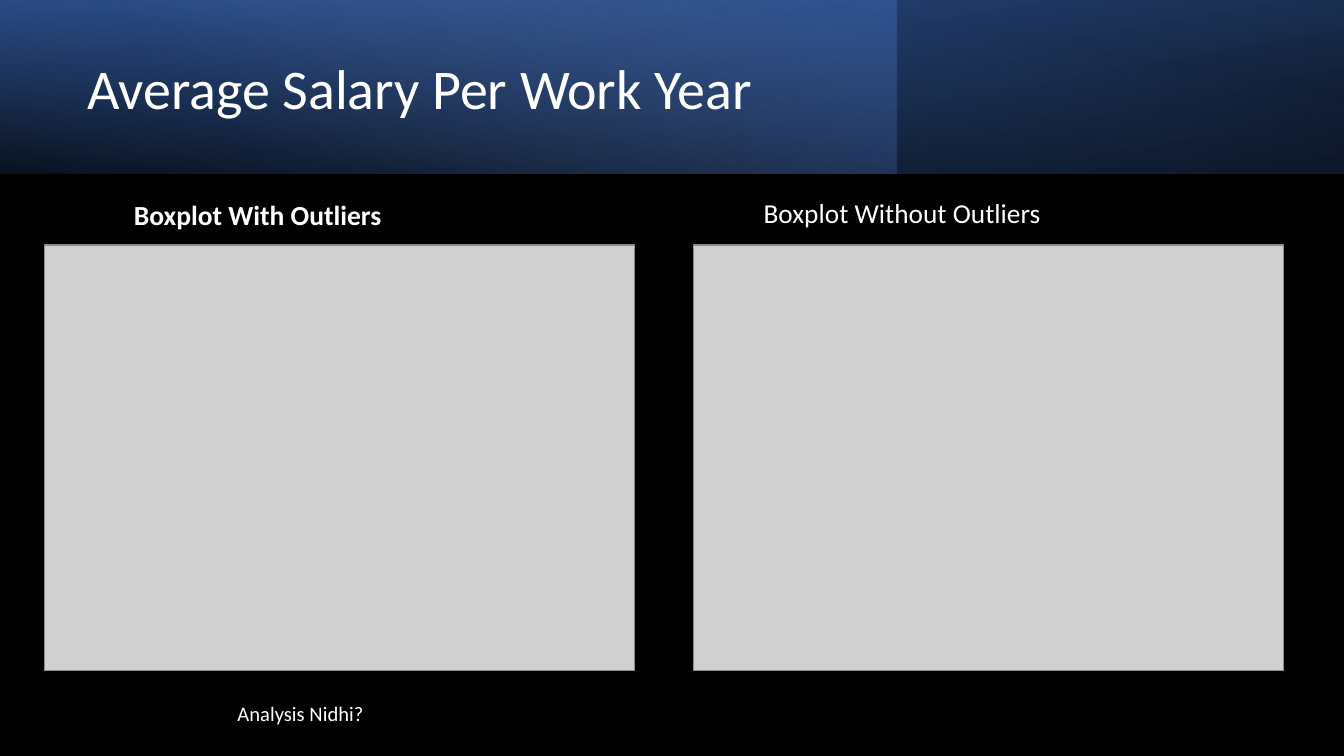
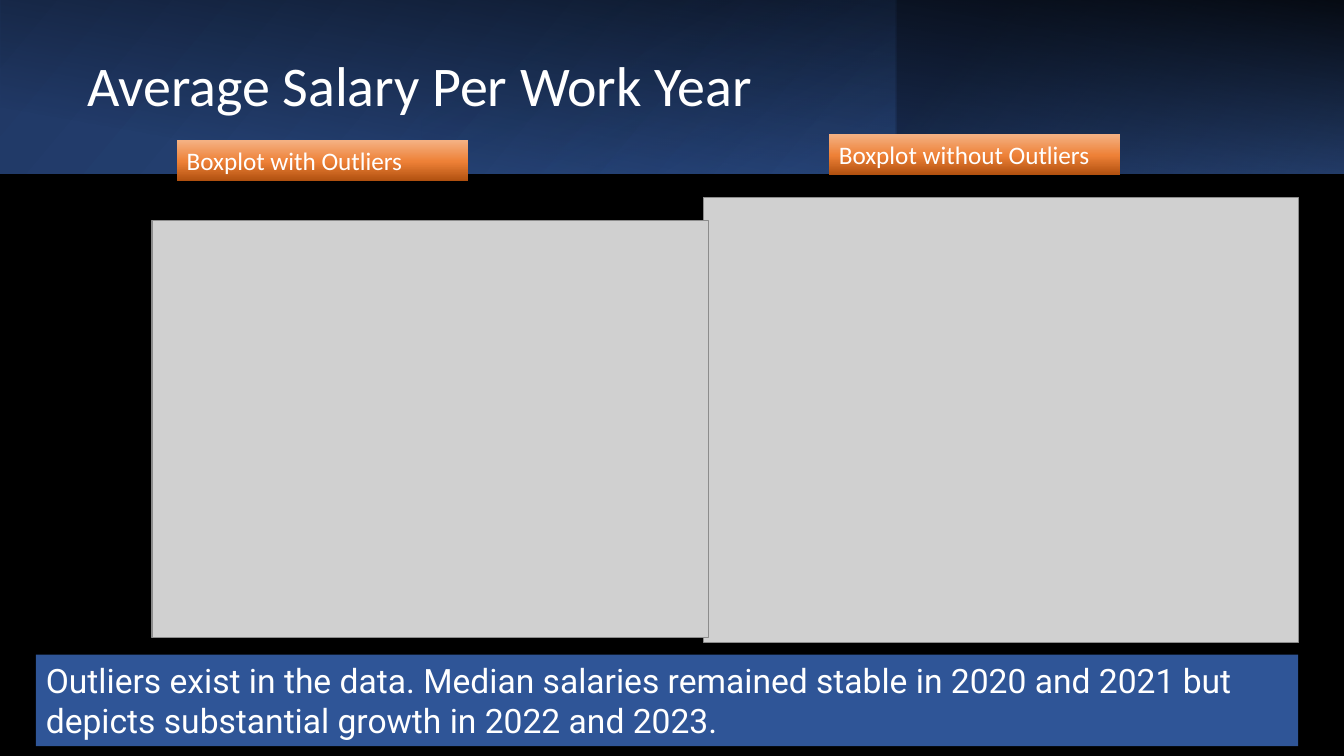
Before and after one commit to garimac12/project_acai, a slide deck: slide 11 of Presentation_project1.pptx. Drawn at 1344x756 pixels with LibreOffice and Linux fonts; fonts in the diff are those of the drawing; grey boxes stand for pictures. Boxes give left, top, right and bottom in pixels: in the first picture for what was removed or moved away, otherwise in the second. Text is boxed around its words. In the diff, an @@ line names an element or a change of style, - is before the commit and + after.

```diff
--- a/Presentation_project1.pptx
+++ b/Presentation_project1.pptx
@@ rectangle at bbox=[0, 0, 1344, 173]: fill gradient #000000 to #4472C4 to gradient #203864 to #2F5597 @@
@@ rectangle at bbox=[0, 1, 1343, 174]: fill gradient #000000 to #2F5597 to gradient #000000; mirrored; rotation 180 to 90 degrees @@
@@ rectangle removed at bbox=[0, 0, 896, 173] @@
@@ rectangle added at bbox=[421, 0, 896, 173], fill gradient #4472C4 to #203864 @@
@@ rectangle added at bbox=[896, 0, 1344, 173], fill gradient #203864 to #4472C4 @@
@@ rectangle "Boxplot with Outliers": place and size @@
-rectangle "Boxplot with Outliers" at bbox=[134, 205, 382, 230]
+rectangle "Boxplot with Outliers" at bbox=[176, 140, 468, 180]
@@ rectangle "Boxplot with Outliers" at bbox=[176, 140, 468, 180]: vertical alignment bottom to top; fill none to gradient #B0500F to #EE8137 to #F4B183 @@
@@ rectangle "Boxplot without Outliers": place and size @@
-rectangle "Boxplot without Outliers" at bbox=[764, 204, 1041, 228]
+rectangle "Boxplot without Outliers" at bbox=[829, 134, 1120, 174]
@@ rectangle "Boxplot without Outliers" at bbox=[829, 134, 1120, 174]: fill none to gradient #B0500F to #EE8137 to #F4B183 @@
@@ text in rectangle at bbox=[839, 146, 1090, 170]: text changed; size 19.5 to 18 pt @@
-Boxplot Without Outliers
+Boxplot without Outliers
@@ text in rectangle at bbox=[187, 152, 403, 177]: text changed; size 19.7 to 18 pt; bold off @@
-Boxplot With Outliers
+Boxplot with Outliers
@@ picture: place and size @@
-picture at bbox=[694, 245, 1284, 671]
+picture at bbox=[704, 198, 1299, 642]
@@ picture: place and size @@
-picture at bbox=[44, 245, 634, 671]
+picture at bbox=[152, 221, 709, 638]
@@ rectangle added at bbox=[36, 654, 1299, 746], fill #2F5597, 24 pt, text #FFFFFF @@
+Outliers exist in the data. Median salaries remained stable in 2020 and 2021 but depicts substantial growth in 2022 and 2023.
@@ text removed at bbox=[237, 706, 363, 725] @@
-Analysis Nidhi?
```
Also in this commit, not shown: 6 other slides changed, 15 slides added, 1 slide removed, 4 other files.
